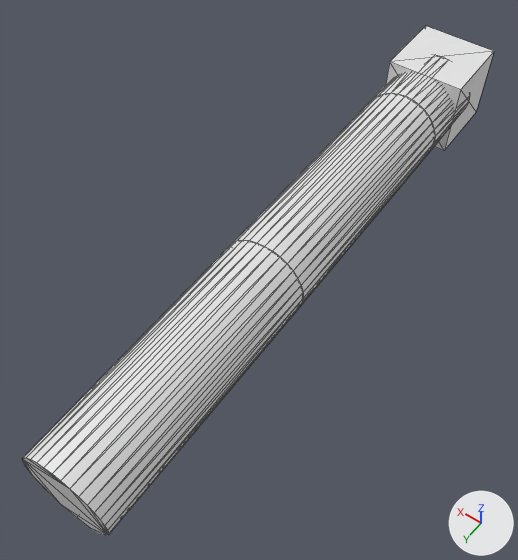
The COLLADA model assets/arm.dae, before and after one commit.
The view is the same before and after, from a camera (50 mm lens) standing at (-0.55, 1.594, 1.22) and looking at (0.033, 0.777, -0.064). The lights are fixed; the arrows at lower right show +X, +Y and +Z. Mesh edges are drawn as thin lines.

In view in the first picture: 'base', 'link0', 'link1', 'link2'.
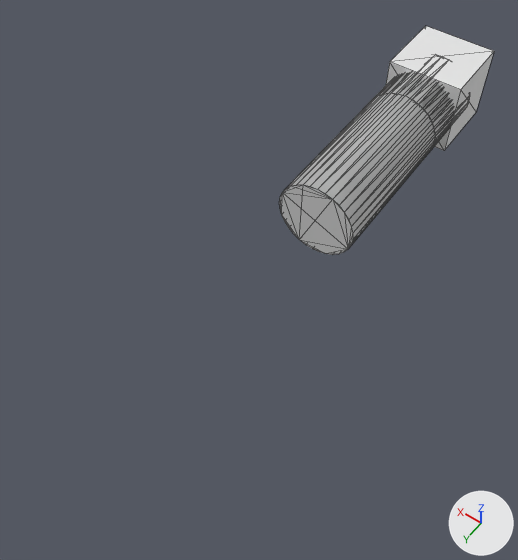
Changed parts and their boxes [x1, y1, x2, y2] in the pictures (518 x 560 px):
'link2', mesh moved: before [23, 240, 303, 536]; after [288, 73, 453, 245]
'link1', mesh moved: before [234, 93, 435, 305]; after [279, 73, 453, 255]

What the commit changed:
me_link2 has 64 vertices, 124 faces and spans x -0.1..0.1, y 0.802..1.404, z -0.1..0.1.
me_link2 is used by ob_link2; location (0.0, 0.0, 0.0).
me_link2 part 1: the whole mesh is moved by (0.0, -0.803, 0.0).
me_link1 has 64 vertices, 124 faces and spans x -0.1..0.1, y 0.201..0.802, z -0.1..0.1.
me_link1 is used by ob_link1; location (0.0, 0.0, 0.0).
me_link1 part 2: the whole mesh is moved by (0.0, -0.202, 0.0).
